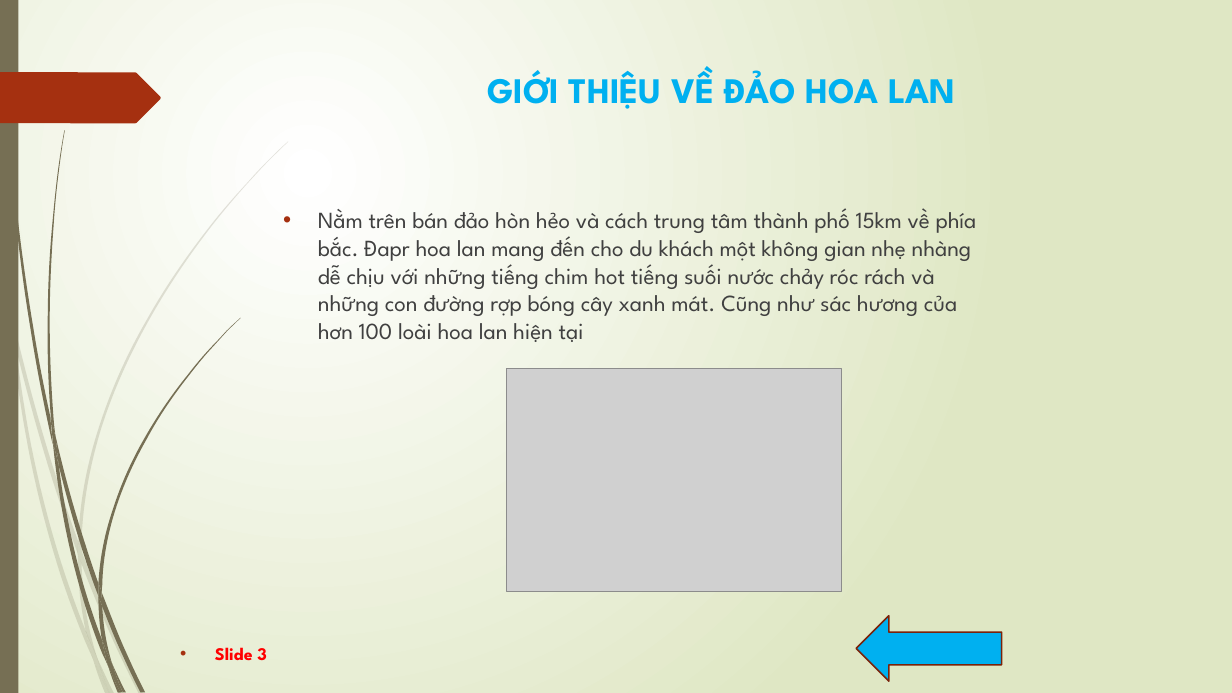
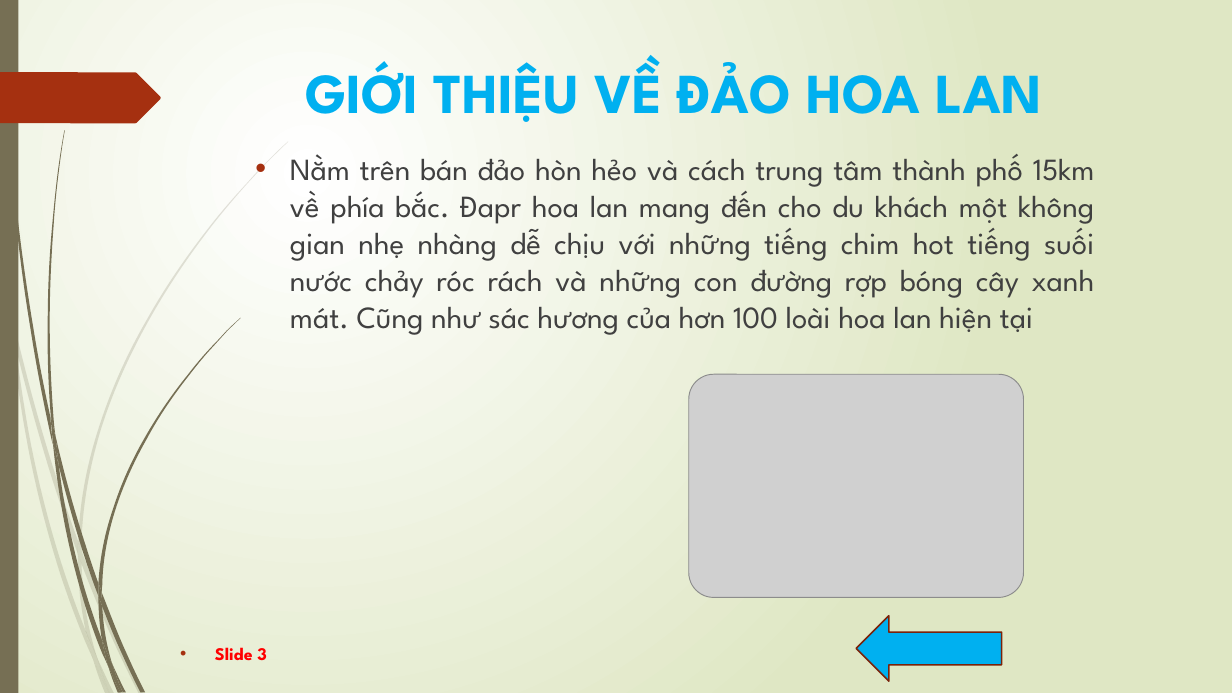
Before and after one commit to phatnguyendev/quiz-search, a slide deck: slide 3 of dapan/cnttcb/Cau3.pptx. Drawn at 1232x693 pixels with LibreOffice and Linux fonts; fonts in the diff are those of the drawing; grey boxes stand for pictures. Boxes give left, top, right and bottom in pixels: in the first picture for what was removed or moved away, otherwise in the second. Text is boxed around its words. In the diff, an @@ line names an element or a change of style, - is before the commit and + after.

```diff
--- a/dapan/cnttcb/Cau3.pptx
+++ b/dapan/cnttcb/Cau3.pptx
@@ title "GIỚI THIỆU VỀ ĐẢO HOA ...": place and size @@
-title "GIỚI THIỆU VỀ ĐẢO HOA ..." at [487,67,956,109]
+title "GIỚI THIỆU VỀ ĐẢO HOA ..." at [305,57,1042,122]
@@ title "GIỚI THIỆU VỀ ĐẢO HOA ..." at [305,57,1042,122]: size 28 to 44 pt @@
@@ text "Nằm trên bán đảo hòn ...": place and size @@
-text "Nằm trên bán đảo hòn ..." at [318,208,977,342]
+text "Nằm trên bán đảo hòn ..." at [290,154,1095,335]
@@ text "Nằm trên bán đảo hòn ..." at [290,154,1095,335]: size 18 to 24 pt; alignment left to justified @@
@@ picture: place and size @@
-picture at [507,369,842,592]
+picture at [689,374,1023,597]
```
Also in this commit, not shown: 2 other slides changed, 5 other files.
